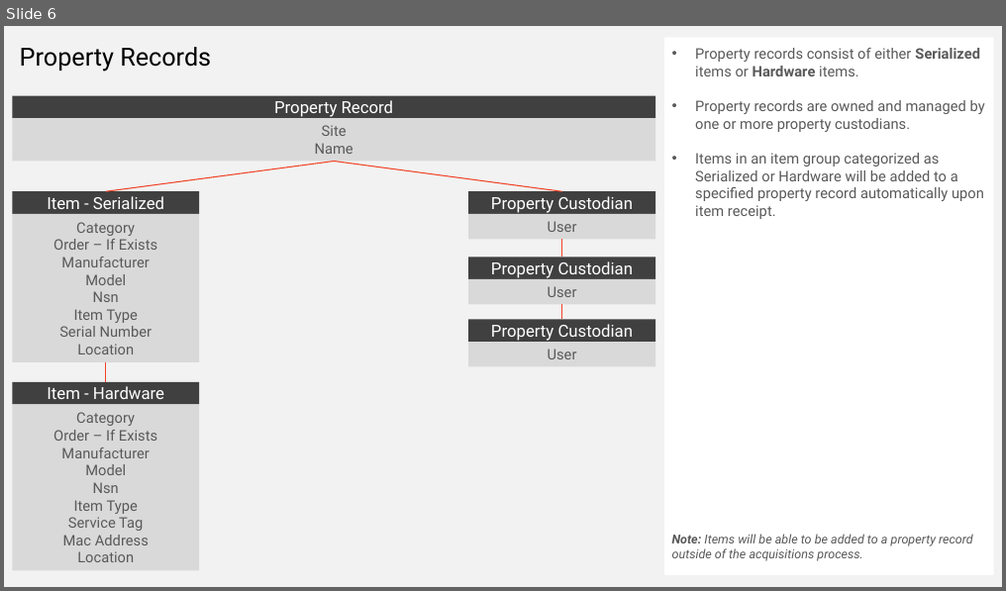
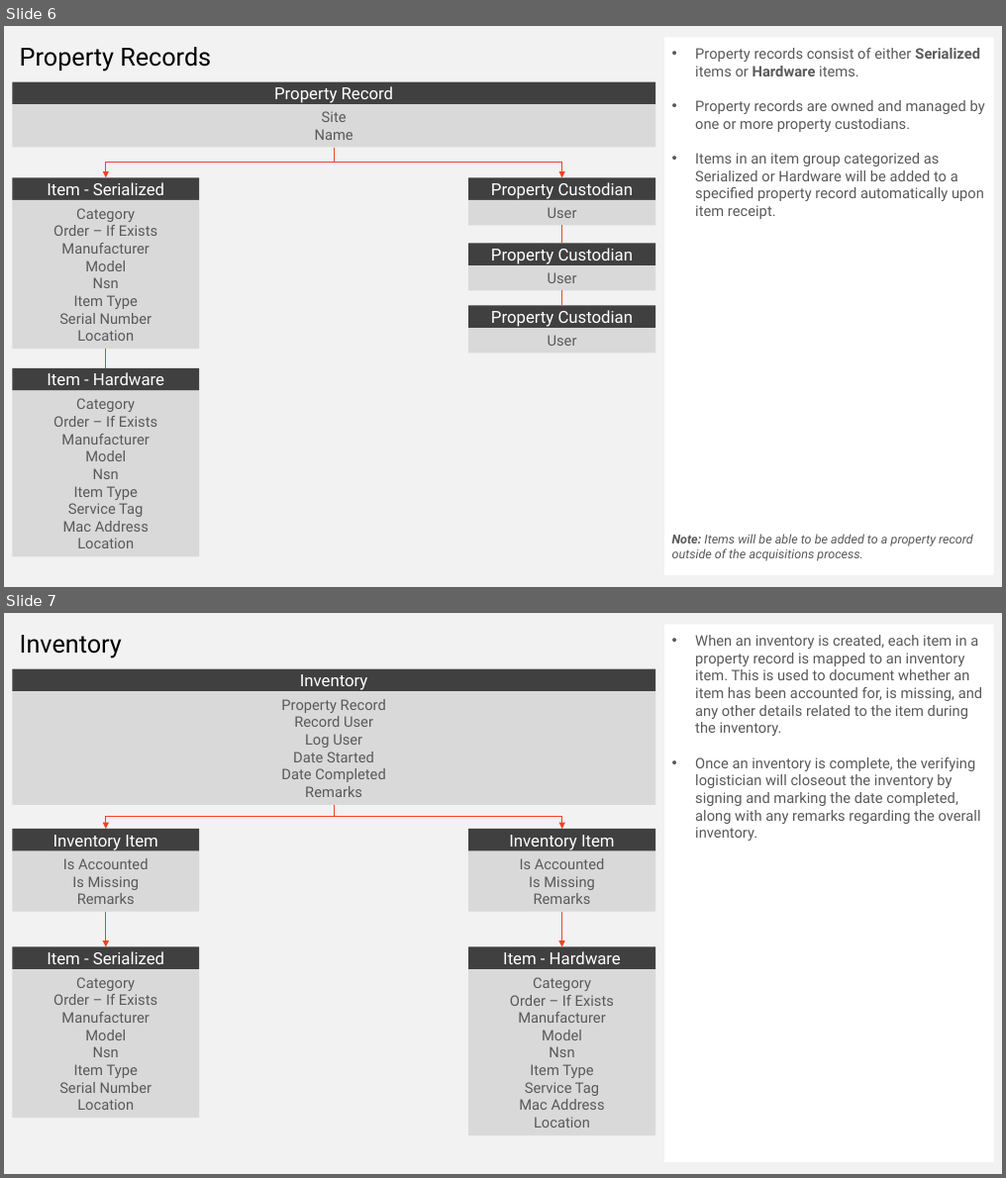
Before and after one commit to ssdooley/logistics-db-planning, a slide deck: documents/logistics-workflow.pptx. Shown one above the other, each under a label of ours: slide 6 before the commit, slides 6 and 7 after it. The pictures are 1006x591 and 1006x1178 pixels, drawn with LibreOffice and Linux fonts; fonts in the diff are those of the drawing. Boxes give left, top, right and bottom in pixels: in the first picture for what was removed or moved away, otherwise in the second. Text is boxed around its words. In the diff, an @@ line names an element or a change of style, - is before the commit and + after.

Commit message:
workflow progress - property records, inventory, and trnasfers

```diff
--- a/documents/logistics-workflow.pptx
+++ b/documents/logistics-workflow.pptx
@@ slide 7 added at (4,613,1002,1174), background #F2F2F2 @@
@@ text added at (20,635,122,659), 24 pt, text #000000 @@
+Inventory
@@ rectangle added at (665,624,994,1162), fill #FFFFFF, 14 pt, text #595959 @@
+• When an inventory is created, each item in a property record is mapped to an inventory item. This is used to document whether an item has been accounted for, is missing, and any other details related to the item during the inventory.
+• Once an inventory is complete, the verifying logistician will closeout the inventory by signing and marking the date completed, along with any remarks regarding the overall inventory.
@@ group added at (12,669,655,1136): 10 rectangles, 2 arrows, 2 elbow arrows @@
+Inventory
+Item - Serialized
+Category
+Order – If Exists
+Manufacturer
+Model
+Nsn
+Item Type
+Serial Number
+Location
+Property Record
+Record User
+Log User
+Date Started
+Date Completed
+Remarks
+Item - Hardware
+Category
+Order – If Exists
+Manufacturer
+Model
+Nsn
+Item Type
+Service Tag
+Mac Address
+Location
+Inventory Item
+Is Accounted
+Is Missing
+Remarks
+Inventory Item
+Is Accounted
+Is Missing
+Remarks
@@ slide 6 changed as well @@
@@ line (334, 148) - (106, 178): line to elbow arrow @@
@@ 12 rectangles, 3 lines, 2 elbow arrows: place and size @@
-12 rectangles, 3 lines, 2 elbow arrows at (12,95,655,571)
+12 rectangles, 3 lines, 2 elbow arrows at (12,82,655,557)
@@ line (334, 148) - (561, 178): line to elbow arrow @@
```
Also in this commit, not shown: 5 other slides changed, 1 other slide added.
